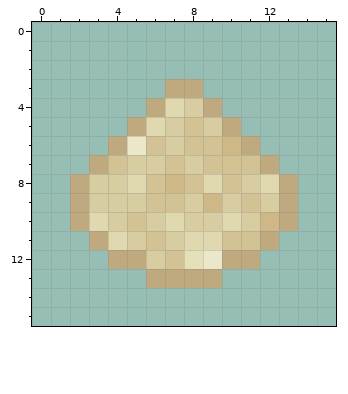
Two versions of one pixel-art sprite, tutorials/img/crushed_sand-128px.png. The picture above was drawn from the file before the commit.
The file is 128x128 pixels, drawn in blocks of 8x8; one block is one cell here.
Once edited:
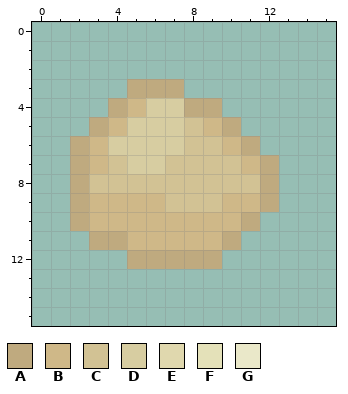
Palette (. is transparent): A #bfaa7f  B #cfb888  C #d2c294  D #d7cda1  E #e0d8ae  F #e4e1b9  G #eae8c9
Edits made:
Changed rows in their new state; - is an unchanged pixel.
first column x 2:
 3 ---AA-.-----
 4 --ABDDA-----
 5 -ABDD--B----
 6 ABDDD-------
 7 AB----C--B--
 8 -CCC-C-C-CA.
 9 -BBBB-CCBBA.
10 -BBBBBBBBA..
11 --ABBBBBA..-
12 --.-AAAA..--
13 ----....----
Changed places in both pictures, as pixel boxes (x1, y1, x2, y2):
changed: (70, 79, 298, 288)
